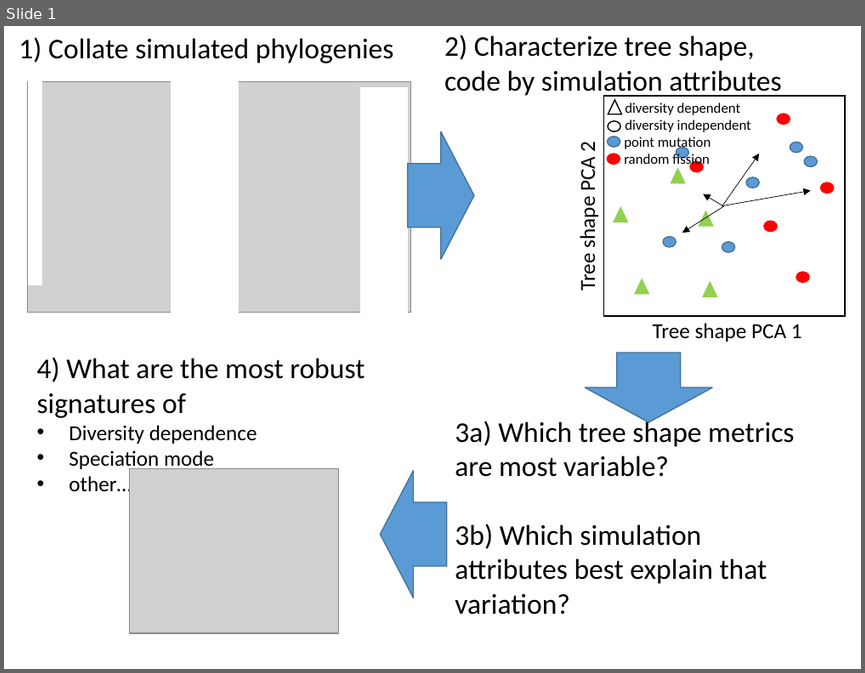
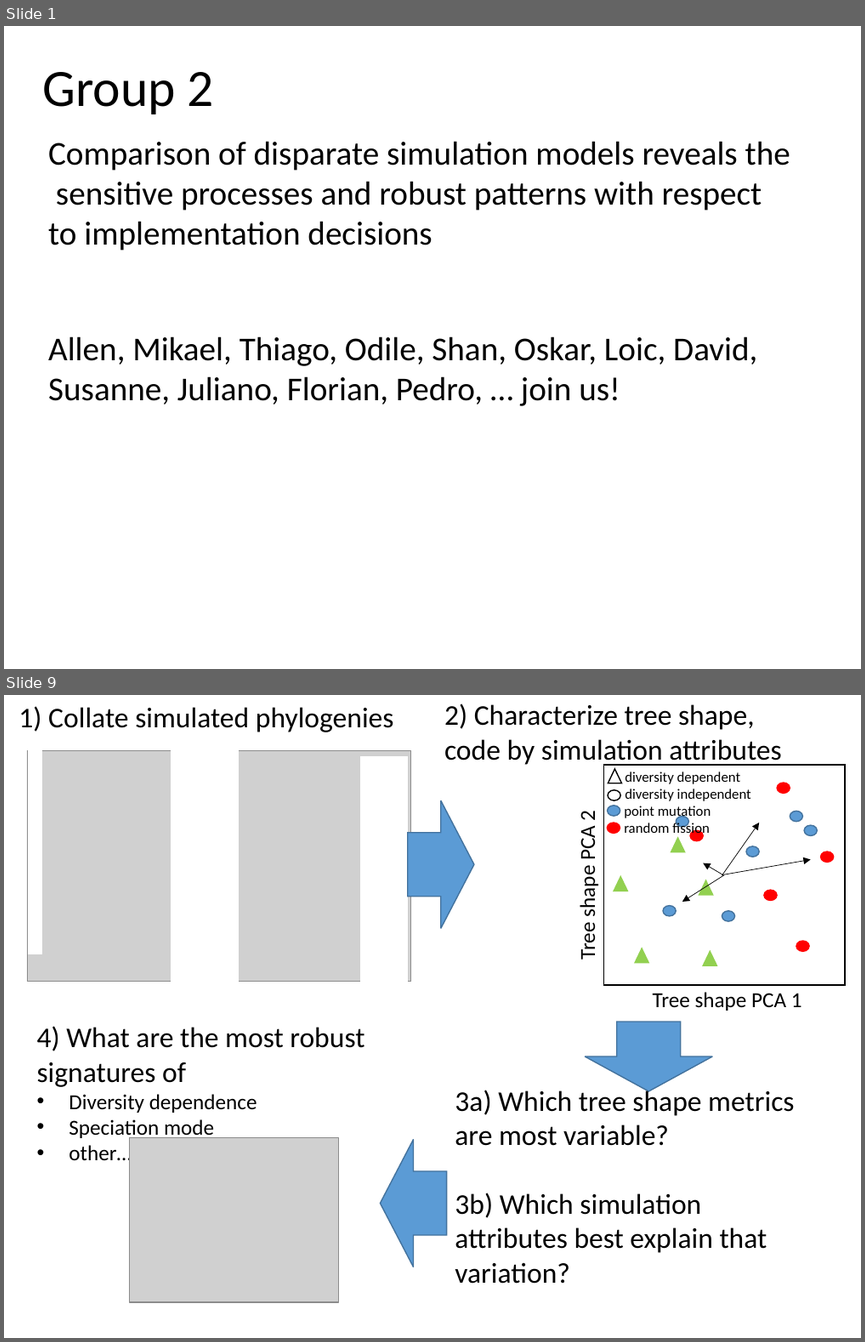
Before and after one commit to sELDIG/SimulationStudy, a slide deck: simulation_output_comparison.pptx. Shown one above the other, each under a label of ours: slide 1 before the commit, slides 1 and 9 after it; the slides between them are not shown. The pictures are 865x673 and 865x1342 pixels, drawn with LibreOffice and Linux fonts; fonts in the diff are those of the drawing; grey boxes stand for pictures. Boxes give left, top, right and bottom in pixels: in the first picture for what was removed or moved away, otherwise in the second. Text is boxed around its words. In the diff, an @@ line names an element or a change of style, - is before the commit and + after.

Commit message:
presentation for group2

```diff
--- a/simulation_output_comparison.pptx
+++ b/simulation_output_comparison.pptx
@@ slide 1 added at [4,26,861,669], background #FFFFFF @@
@@ text added at [43,72,214,114], 44 pt, text #000000 @@
+Group 2
@@ text added at [48,141,790,250], 28 pt, text #000000 @@
+Comparison of disparate simulation models reveals the sensitive processes and robust patterns with respect to implementation decisions
@@ text added at [48,336,757,406], 28 pt, text #000000 @@
+Allen, Mikael, Thiago, Odile, Shan, Oskar, Loic, David, Susanne, Juliano, Florian, Pedro, … join us!
@@ what was slide 1 is now slide 9 @@
```
Also in this commit, not shown: 12 other slides added.
